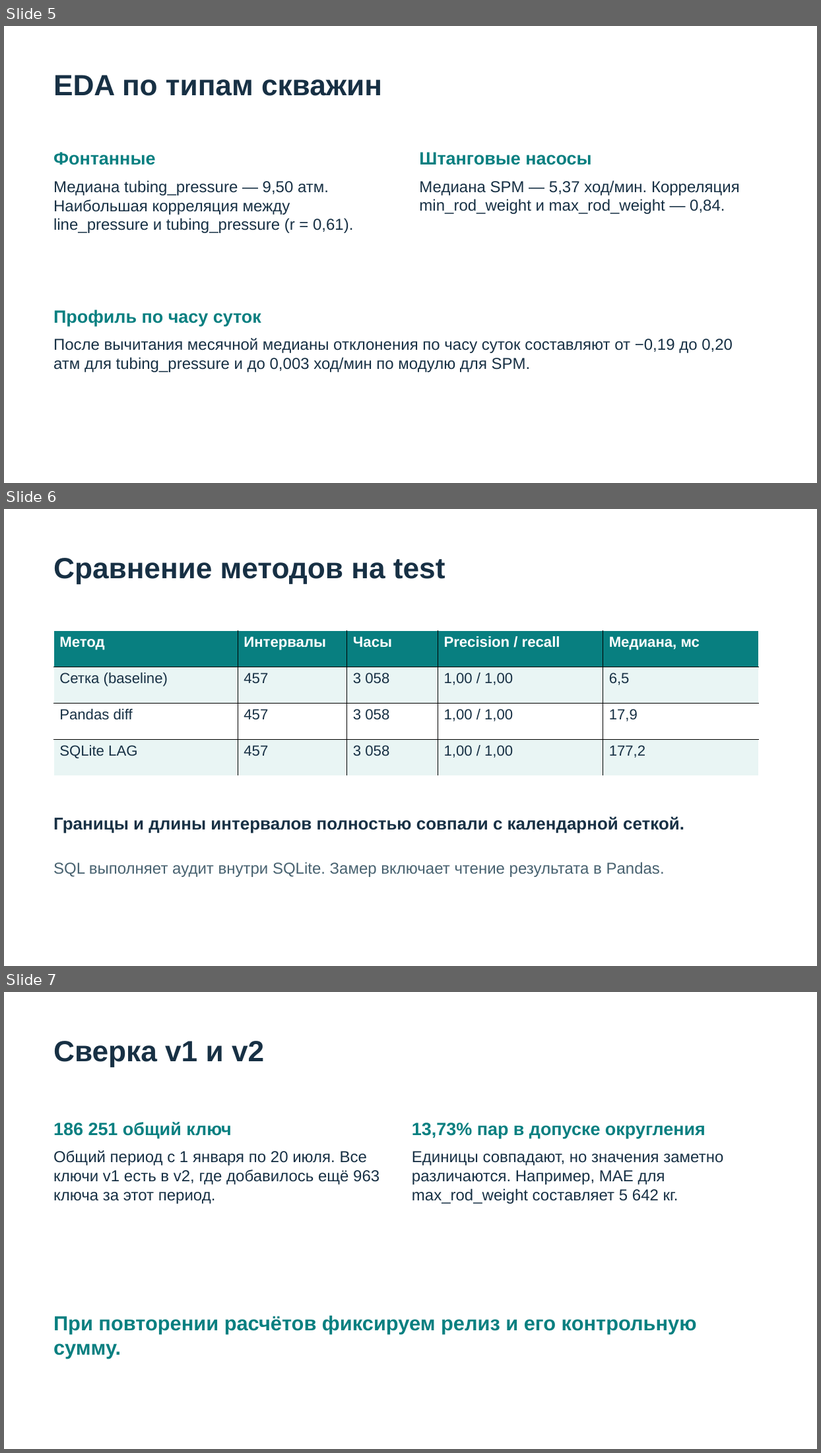
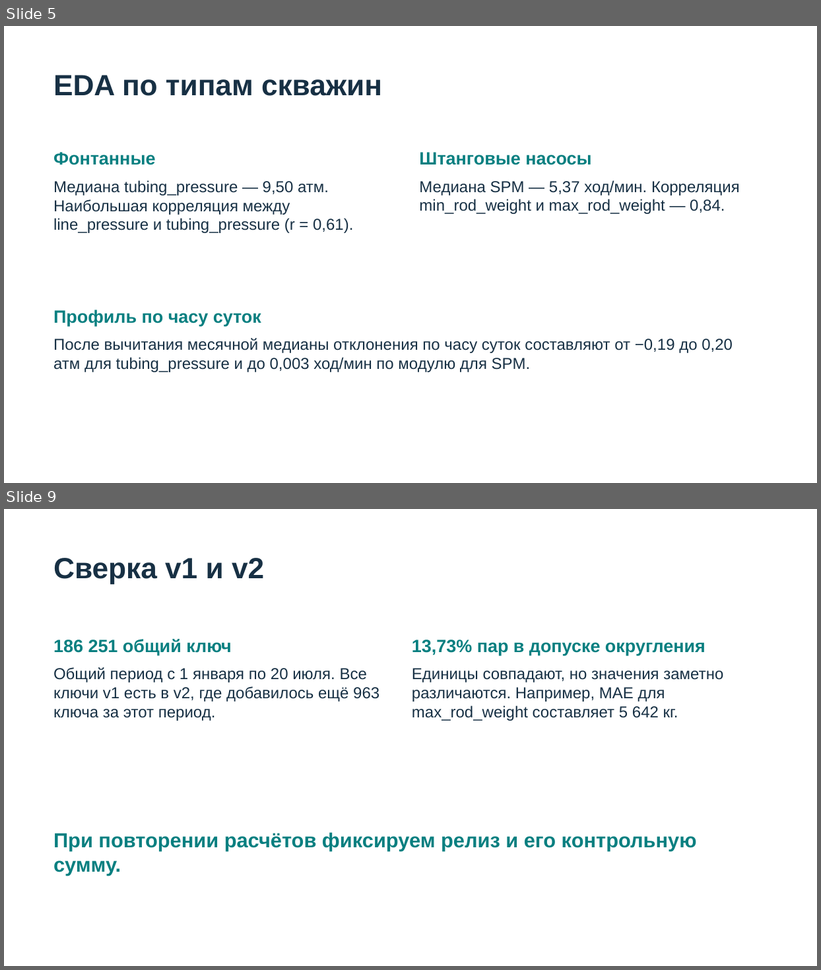
Before and after one commit to Erengayip/NK_sensor_audit_project, a slide deck: docs/NK_sensor_audit.pptx. Shown one above the other, each under a label of ours: slides 5, 6 and 7 before the commit, slides 5 and 9 after it; the slides between them are not shown. The pictures are 821x1453 and 821x970 pixels, drawn with LibreOffice and Linux fonts; fonts in the diff are those of the drawing. Boxes give left, top, right and bottom in pixels: in the first picture for what was removed or moved away, otherwise in the second. Text is boxed around its words. In the diff, an @@ line names an element or a change of style, - is before the commit and + after.

```diff
--- a/docs/NK_sensor_audit.pptx
+++ b/docs/NK_sensor_audit.pptx
@@ slide 6 removed at box(4, 509, 817, 966), background #FFFFFF @@
@@ text removed at box(54, 558, 446, 584) @@
-Сравнение методов на test
@@ table removed at box(54, 631, 758, 776), 4 rows, 5 columns @@
-Метод | Интервалы | Часы | Precision / recall | Медиана, мс
-Сетка (baseline) | 457 | 3 058 | 1,00 / 1,00 | 6,5
-Pandas diff | 457 | 3 058 | 1,00 / 1,00 | 17,9
-SQLite LAG | 457 | 3 058 | 1,00 / 1,00 | 177,2
@@ text removed at box(54, 817, 684, 834) @@
-Границы и длины интервалов полностью совпали с календарной сеткой.
@@ text removed at box(54, 862, 665, 877) @@
-SQL выполняет аудит внутри SQLite. Замер включает чтение результата в Pandas.
@@ what was slide 7 is now slide 9 @@
```
Also in this commit, not shown: 3 slides added.
